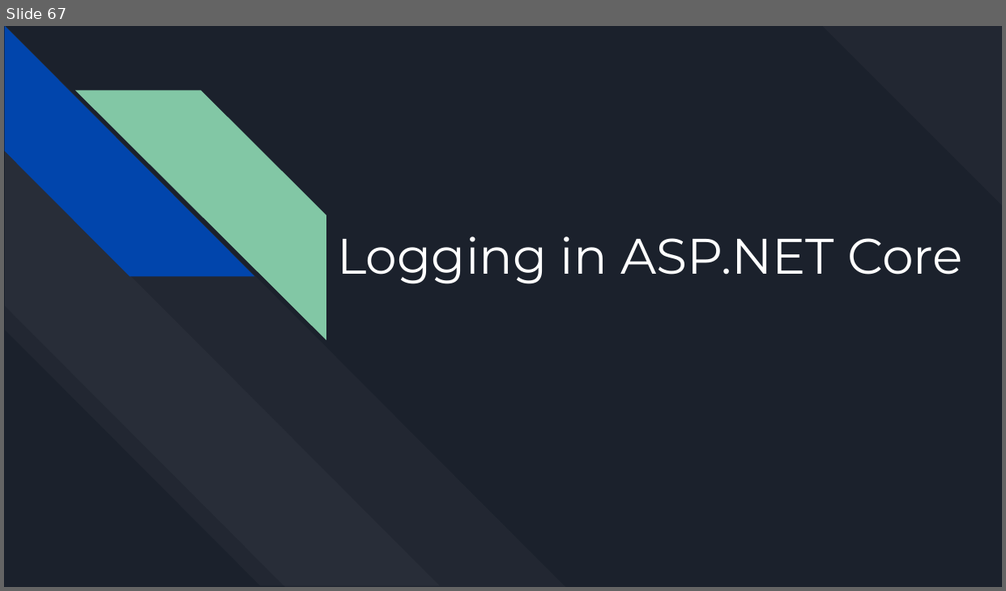
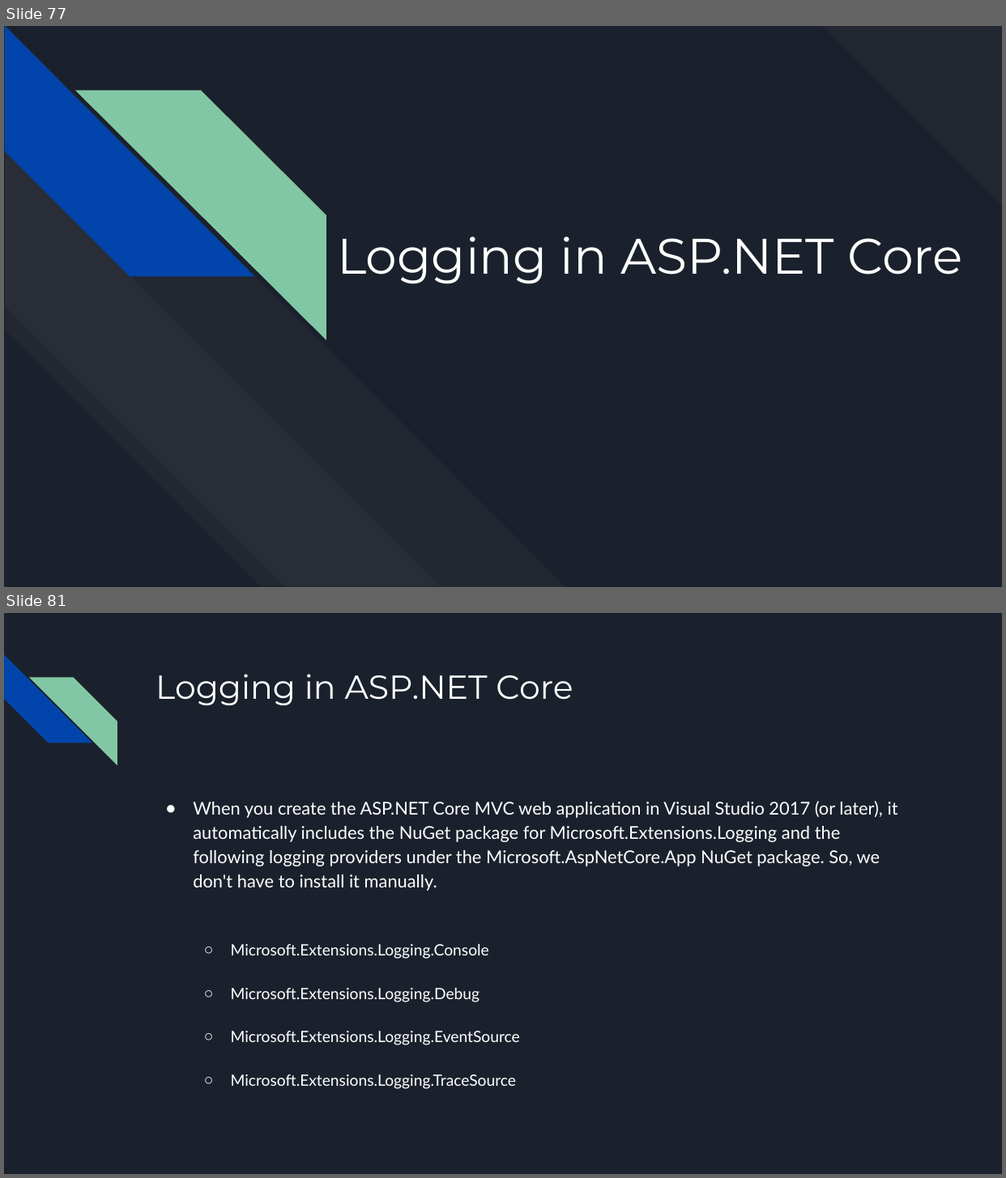
Before and after one commit to bulhard/Web-Programming, a slide deck: 00 Presentations/03 DI, IoT, Services.pptx. Shown one above the other, each under a label of ours: slide 67 before the commit, slides 77 and 81 after it; the slides between them are not shown. The pictures are 1006x591 and 1006x1178 pixels, drawn with LibreOffice and Linux fonts; fonts in the diff are those of the drawing. Boxes give left, top, right and bottom in pixels: in the first picture for what was removed or moved away, otherwise in the second. Text is boxed around its words. In the diff, an @@ line names an element or a change of style, - is before the commit and + after.

```diff
--- a/00 Presentations/03 DI, IoT, Services.pptx
+++ b/00 Presentations/03 DI, IoT, Services.pptx
@@ slide 81 added at box(4, 613, 1002, 1174), background #1B212C @@
@@ diag stripe added at box(4, 655, 92, 743), fill #0145AC @@
@@ diag stripe added at box(28, 677, 117, 766), fill #82C7A5 @@
@@ title added at box(155, 674, 573, 705), 32 pt, text #FFFFFF @@
+Logging in ASP.NET Core
@@ text added at box(193, 801, 898, 1089), 17 pt, text #FFFFFF @@
+● When you create the ASP.NET Core MVC web application in Visual Studio 2017 (or later), it automatically includes the NuGet package for Microsoft.Extensions.Logging and the following logging providers under the Microsoft.AspNetCore.App NuGet package. So, we don't have to install it manually.
+  ○ Microsoft.Extensions.Logging.Console
+  ○ Microsoft.Extensions.Logging.Debug
+  ○ Microsoft.Extensions.Logging.EventSource
+  ○ Microsoft.Extensions.Logging.TraceSource
@@ what was slide 67 is now slide 77 @@
```
Also in this commit, not shown: 4 slides changed, 20 other slides added, 3 slides removed, 53 other files.
